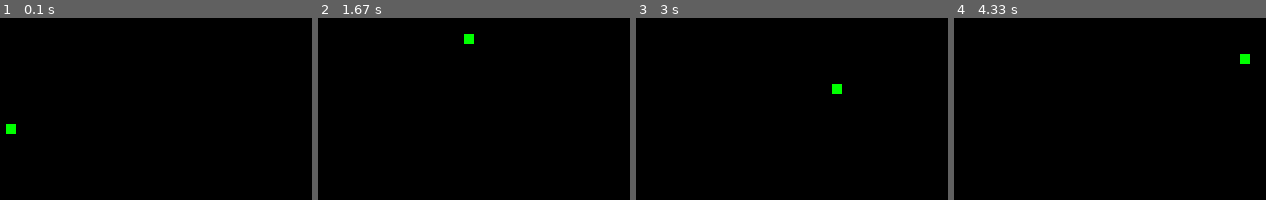
Above: before the commit, frames 1-4 (left to right).
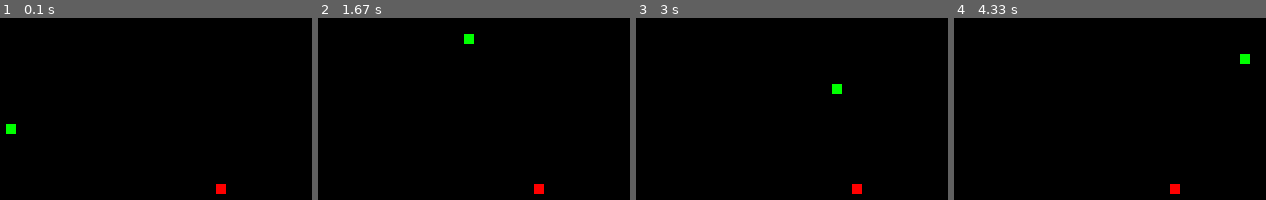
Above: after the commit, the same moments.

Repository: NguyenDani/Pygames
Game: pygame game, started from Snake/snake.py
The game is run twice, just before and just after one commit, with the same random seed, the same clock (stepped at 60 frames per second) and the same inputs.
Inputs:
- Up to frame 1 (0.1 s): no input
- Up to frame 2 (1.67 s): hold Right 0.33-0.8 s; hold Up 0.83-1.13 s; hold Right 1.17-1.63 s
- Up to frame 3 (3 s): hold Down 2.23-2.53 s; hold Left 2.57-2.97 s
- Up to frame 4 (4.33 s): hold Up 3-3.37 s; hold Right 3.4-4.03 s; hold Down from 4.07 s (still down)

The runs differ from the first frame. In frame 1, 0.2% of the frame differs, in the area x 69-73%, y 91-97%; in frame 2, 0.2%; in frame 3, 0.2%; in frame 4, 0.2%.

Commit message:
Added food + conditions

Diff:
--- a/Snake/snake.py
+++ b/Snake/snake.py
@@ -13,14 +13,20 @@
 #pygame.display.flip()
 black = (0, 0, 0)
 
+# Global
+size = 10
+speed = 15
+
 # Snake
-snake_speed = 15
 snake_color = pygame.Color(0, 255, 0)
-snake_size = 10
 snake_position = [window_x/2, window_y/2]
 #snake_body = [[window_x/2, window_y/2]]
 direction = "up"
 k_change = "up"
+
+# Food
+food_position = [round((random.randint(0, window_x-size))/10)*10, round((random.randint(0, window_y-size))/10)*10 ]
+food_color = pygame.Color(255, 0, 0)
 
 # Game Over text
 font = pygame.font.SysFont("Comic Sans MS", 32)
@@ -49,42 +55,49 @@
             if event.key == pygame.K_r and gameover == True:
                 gameover = False
                 snake_position = [window_x/2, window_y/2]
-                snake_speed = 15
+                speed = 15
 
     # Key change and direction
     if k_change == "up" and direction != "down":
         direction = k_change
         dir_x = 0
-        dir_y = -snake_size
+        dir_y = -size
     if k_change == "down" and direction != "up":
         direction = k_change
         dir_x = 0
-        dir_y = snake_size
+        dir_y = size
     if k_change == "left" and direction != "right":
         direction = k_change
-        dir_x = -snake_size
+        dir_x = -size
         dir_y = 0
     if k_change == "right" and direction != "left":
         direction = k_change
-        dir_x = snake_size
+        dir_x = size
         dir_y = 0
 
     # Updating snake position
     snake_position[0] += dir_x
     snake_position[1] += dir_y
 
+    # Food condition
+    if snake_position[0] == food_position[0] and snake_position[1] == food_position[1]:
+        food_position[0] = round((random.randint(0, window_x-size))/10)*10
+        food_position[1] = round((random.randint(0, window_y-size))/10)*10
+
     # Game Over conditions
     if snake_position[0] >= window_x or snake_position[0] < 0 or snake_position[1] >= window_y or snake_position[1] < 0:
         gameover = True
-        snake_speed = 0
+        speed = 0
         screen.blit(text, textRect)
 
     if gameover != True:
         screen.fill(black)
 
-    pygame.draw.rect(screen, snake_color, (snake_position[0], snake_position[1], snake_size, snake_size))
+    # Draw
+    pygame.draw.rect(screen, food_color, (food_position[0], food_position[1], size, size))
+    pygame.draw.rect(screen, snake_color, (snake_position[0], snake_position[1], size, size))
 
-    clock.tick(snake_speed)
+    clock.tick(speed)
 
     # QUIT
     if event.type == pygame.QUIT:
